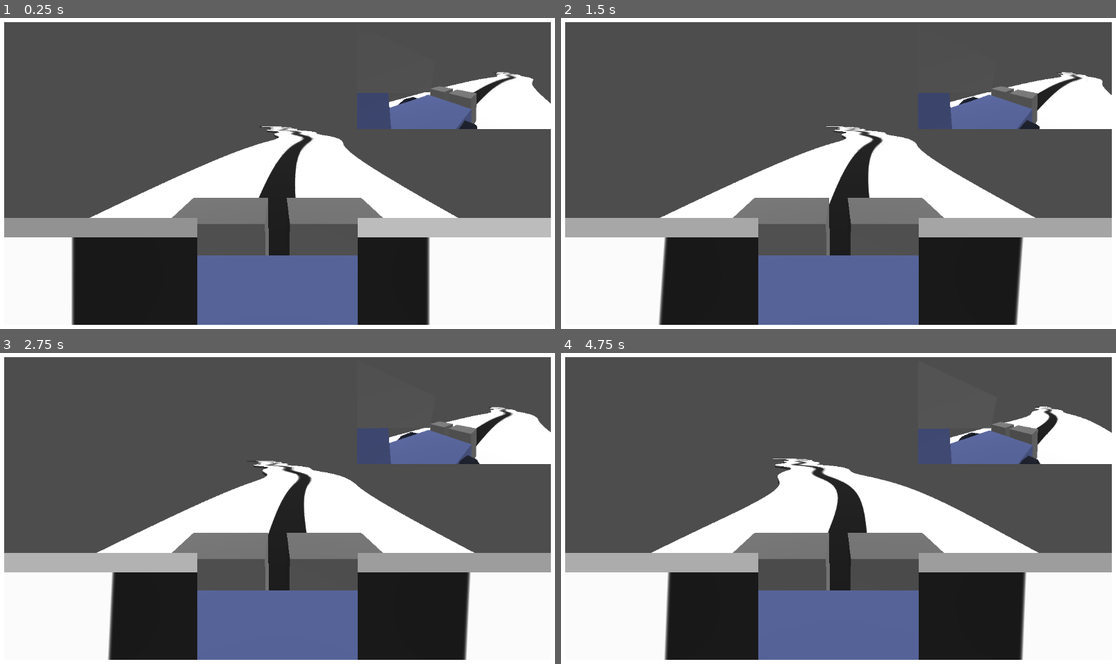
Above: before the commit, frames 1-4 (two rows, left to right).
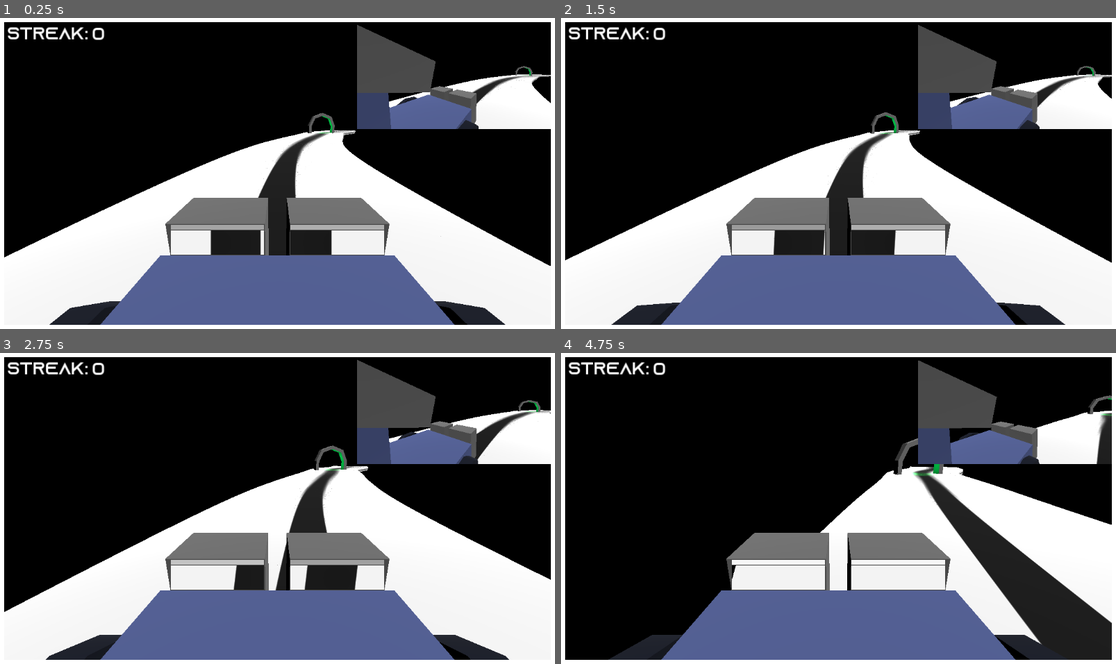
Above: after the commit, the same moments.

Repository: TechnoLukas/GdRobots-LineFollower
Game: Godot game, scene res://main.tscn
Same seed, same stepped clock (60 frames per second), same inputs: the game is played once before the commit and once after it.
Inputs:
- Up to frame 1 (0.25 s): no input
- Up to frame 2 (1.5 s): click "Genarate" at 0.5 s; hold D (right) from 1.28 s (still down)
- Up to frame 3 (2.75 s): release D (right) at 2.03 s; hold S (backward) from 2.03 s (still down)
- Up to frame 4 (4.75 s): release S (backward) at 2.78 s; hold D (right) 2.78-3.53 s; hold W (forward) 3.53-4.28 s; hold A (left) from 4.28 s (still down)

The runs differ from the first frame. In frame 1, 63% of the frame differs, in the area x 0-100%, y 1-99%; in frame 2, 64%; in frame 3, 66%; in frame 4, 75%.

Commit message:
improved visual

Diff:
--- a/Player.gd
+++ b/Player.gd
@@ -27,7 +27,6 @@
 	var backward = Input.get_action_strength("backward")
 	var left = Input.get_action_strength("left")
 	var right = Input.get_action_strength("right")
-	print(left)
 
 	#steer_target = left - right
 	steer_target *= MAX_STEER_ANGLE
@@ -60,9 +59,9 @@
 
 	leftc.color=Color(leftsensorC,leftsensorC,leftsensorC)
 	rightc.color=Color(rightsensorC,rightsensorC,rightsensorC)
-	if not (snapped(leftsensorC,0.01)>5 and snapped(rightsensorC,0.01)>5):
-		turnk = ((rightsensorC/leftsensorC)-(leftsensorC/rightsensorC))/4
-	print(snapped(leftsensorC,0.01),"    ",snapped(rightsensorC,0.01),"    ",snapped(turnk,0.01))
+	if not (snapped(leftsensorC,0.01)>0.5 and snapped(rightsensorC,0.01)>0.5):
+		turnk = ((rightsensorC/leftsensorC)-(leftsensorC/rightsensorC))/2
+	#print(snapped(leftsensorC,0.01),"    ",snapped(rightsensorC,0.01),"    ",snapped(turnk,0.01))
 	steer_target=turnk
-	if linear_velocity.length() < MAX_SPEED/1.3:
+	if linear_velocity.length() < MAX_SPEED/1:
 		engine_force = MAX_ENGINE_FORCE
--- a/Player.tscn
+++ b/Player.tscn
@@ -153,9 +153,10 @@
 [node name="camleftviewport" type="SubViewportContainer" parent="Screen"]
 layout_mode = 1
 anchors_preset = -1
-anchor_top = 0.626543
-anchor_right = 0.364583
-anchor_bottom = 1.0
+anchor_left = 0.299479
+anchor_top = 0.666667
+anchor_right = 0.485243
+anchor_bottom = 0.776235
 offset_left = 10.0
 offset_top = 10.0
 offset_right = -10.0
@@ -167,7 +168,7 @@
 
 [node name="camleftsubviewport" type="SubViewport" parent="Screen/camleftviewport"]
 handle_input_locally = false
-size = Vector2i(399, 222)
+size = Vector2i(194, 51)
 render_target_update_mode = 4
 
 [node name="camleft" type="Camera3D" parent="Screen/camleftviewport/camleftsubviewport" node_paths=PackedStringArray("target")]
@@ -186,20 +187,20 @@
 layout_mode = 2
 anchor_right = 1.0
 anchor_bottom = 1.0
-offset_left = 10.0
-offset_top = 416.0
-offset_right = -742.0
-offset_bottom = -192.0
+offset_left = 355.0
+offset_top = 430.0
+offset_right = -603.0
+offset_bottom = -207.0
 grow_horizontal = 2
 grow_vertical = 2
 
 [node name="camrightvieport" type="SubViewportContainer" parent="Screen"]
 layout_mode = 1
 anchors_preset = -1
-anchor_left = 0.636285
-anchor_top = 0.626543
-anchor_right = 1.00087
-anchor_bottom = 1.0
+anchor_left = 0.515625
+anchor_top = 0.666667
+anchor_right = 0.701389
+anchor_bottom = 0.776235
 offset_left = 10.0
 offset_top = 10.0
 offset_right = -10.0
@@ -211,7 +212,7 @@
 
 [node name="camrightsubviewport" type="SubViewport" parent="Screen/camrightvieport"]
 handle_input_locally = false
-size = Vector2i(400, 222)
+size = Vector2i(194, 51)
 render_target_update_mode = 4
 
 [node name="camright" type="Camera3D" parent="Screen/camrightvieport/camrightsubviewport" node_paths=PackedStringArray("target")]
@@ -243,7 +244,7 @@
 
 [node name="viewcamsubviewport" type="SubViewport" parent="Screen/viewcamviewport"]
 handle_input_locally = false
-size = Vector2i(401, 222)
+size = Vector2i(400, 221)
 render_target_update_mode = 4
 
 [node name="viewcam" type="Camera3D" parent="Screen/viewcamviewport/viewcamsubviewport" node_paths=PackedStringArray("target")]
@@ -258,10 +259,10 @@
 anchors_preset = 15
 anchor_right = 1.0
 anchor_bottom = 1.0
-offset_left = 743.0
-offset_top = 416.0
-offset_right = -9.0
-offset_bottom = -192.0
+offset_left = 604.0
+offset_top = 431.0
+offset_right = -354.0
+offset_bottom = -207.0
 grow_horizontal = 2
 grow_vertical = 2
 
--- /dev/null
+++ b/gate.tscn
@@ -0,0 +1,33 @@
+[gd_scene format=3 uid="uid://doxvseqxh15ud"]
+
+[node name="gate" type="Node3D"]
+
+[node name="CSGBox3D" type="CSGBox3D" parent="."]
+transform = Transform3D(1, 0, 0, 0, 1, 0, 0, 0, 1, -1.5, 1, 0)
+size = Vector3(0.5, 2, 1)
+
+[node name="CSGBox3D3" type="CSGBox3D" parent="."]
+transform = Transform3D(0.906308, -0.422618, 0, 0.422618, 0.906308, 0, 0, 0, 1, -1.9, 2.8, 0)
+size = Vector3(0.5, 2, 1)
+
+[node name="CSGBox3D5" type="CSGBox3D" parent="."]
+transform = Transform3D(0.34202, -0.939693, 0, 0.939693, 0.34202, 0, 0, 0, 1, -3.13763, 3.89144, 0)
+size = Vector3(0.5, 2, 1)
+
+[node name="CSGBox3D2" type="CSGBox3D" parent="."]
+transform = Transform3D(-1, 0, -8.74228e-08, 0, 1, 0, 8.74228e-08, 0, -1, -6.45842, 1, 5.93783e-08)
+size = Vector3(0.5, 2, 1)
+
+[node name="CSGBox3D4" type="CSGBox3D" parent="."]
+transform = Transform3D(-0.906308, 0.422618, -8.74228e-08, 0.422618, 0.906308, 0, 7.9232e-08, -3.69465e-08, -1, -6.05842, 2.8, 2.44092e-08)
+size = Vector3(0.5, 2, 1)
+
+[node name="CSGBox3D6" type="CSGBox3D" parent="."]
+transform = Transform3D(-0.34202, 0.939693, -8.74228e-08, 0.939693, 0.34202, 0, 2.99004e-08, -8.21505e-08, -1, -4.82079, 3.89144, -8.37875e-08)
+size = Vector3(0.5, 2, 1)
+
+[node name="OmniLight3D" type="OmniLight3D" parent="."]
+transform = Transform3D(1, 0, 0, 0, 1, 0, 0, 0, 1, -4, 1.6, 0)
+light_color = Color(0, 0.854902, 0.321569, 1)
+light_energy = 9.0
+omni_range = 3.0
--- a/main.tscn
+++ b/main.tscn
@@ -1,8 +1,9 @@
-[gd_scene load_steps=7 format=3 uid="uid://cqtpellwjfdu4"]
+[gd_scene load_steps=8 format=3 uid="uid://cqtpellwjfdu4"]
 
 [ext_resource type="Texture2D" uid="uid://blpns5354p5qk" path="res://road.png" id="1_1yigo"]
 [ext_resource type="Script" path="res://pathgenerator.gd" id="1_67sfo"]
 [ext_resource type="PackedScene" uid="uid://c0266uukn34c2" path="res://Player.tscn" id="3_yew0q"]
+[ext_resource type="FontFile" uid="uid://c38a33cpjrxmh" path="res://AZONIX.OTF" id="4_ytq6f"]
 
 [sub_resource type="Curve3D" id="Curve3D_vmmhh"]
 _data = {
@@ -20,10 +21,12 @@
 
 [node name="Node3D" type="Node3D"]
 
-[node name="path" type="Path3D" parent="."]
+[node name="path" type="Path3D" parent="." node_paths=PackedStringArray("robot", "counter")]
 transform = Transform3D(1, 0, 0, 0, 1, 0, 0, 0, 1, 0.0800028, -0.0422368, -0.126131)
 curve = SubResource("Curve3D_vmmhh")
 script = ExtResource("1_67sfo")
+robot = NodePath("../Robot")
+counter = NodePath("../n")
 
 [node name="CSGPolygon3D" type="CSGPolygon3D" parent="."]
 use_collision = true
@@ -57,6 +60,24 @@
 text = "Genarate"
 
 [node name="Robot" parent="." instance=ExtResource("3_yew0q")]
-transform = Transform3D(-5.96046e-08, 4.47035e-08, 1, 0, 1, -4.47035e-08, -1, -2.66454e-15, -5.96046e-08, 0.0119863, 0, 0)
+transform = Transform3D(-5.96046e-08, 4.47035e-08, 1, 0, 1, -4.47035e-08, -1, -2.66454e-15, -5.96046e-08, 0, 0.5, 0)
+
+[node name="n" type="Label" parent="."]
+offset_left = 192.0
+offset_top = 19.0
+offset_right = 390.0
+offset_bottom = 58.0
+theme_override_fonts/font = ExtResource("4_ytq6f")
+theme_override_font_sizes/font_size = 35
+text = "0"
+
+[node name="text" type="Label" parent="."]
+offset_left = 16.0
+offset_top = 18.0
+offset_right = 273.0
+offset_bottom = 57.0
+theme_override_fonts/font = ExtResource("4_ytq6f")
+theme_override_font_sizes/font_size = 35
+text = "streak:"
 
 [connection signal="pressed" from="Button" to="path" method="_on_button_pressed"]
--- a/pathgenerator.gd
+++ b/pathgenerator.gd
@@ -2,10 +2,15 @@
 
 var prevangle
 var pointpos
+@export var robot: VehicleBody3D
+@export var counter: Label
+var gate
+var gate_instance
 
 # Called when the node enters the scene tree for the first time.
 func _ready():
-	genarate_path(6)
+	gate=load("res://gate.tscn")
+	genarate_path(3)
 
 func create_point(distance,angle):
 	var prevpointpos=curve.get_point_position(curve.point_count-2)
@@ -16,21 +21,41 @@
 	pointpos=Vector3(distance*cos(deg_to_rad(prevangle+angle))+currentpointpos.x,0,distance*sin(deg_to_rad(prevangle+angle))+currentpointpos.z)
 
 	curve.add_point(pointpos,Vector3(-cur,0,-abs(angle/3)),Vector3(cur,0,abs(angle/3)))
-	print("n:"+str(curve.point_count)+"\n"+"current angle:"+str(angle)+"\n")
+	#print("n:"+str(curve.point_count)+"\n"+"current angle:"+str(angle)+"\n")
 
 func genarate_path(n):
+	var ang = randi_range(-20,20)
 	while curve.point_count>2:
 		curve.remove_point(curve.point_count-1)
+	if gate_instance:
+		gate_instance.queue_free()
 	for i in range(n):
-		create_point(20,randi_range(-20,20))
+		create_point(20,ang)
+	gate_instance = gate.instantiate()
+	gate_instance.position=curve.get_point_position(curve.point_count-2)
+	gate_instance.rotation_degrees=Vector3(0,90+ang,0)
+	add_child(gate_instance)
 		#create_point(20,randi_range(-35,30))
 
 
 func _process(delta):
+	print($"../Robot".position.distance_to(curve.get_point_position(curve.point_count-1)))
 	if $"../Robot":
-		if $"../Robot".position.distance_to(curve.get_point_position(curve.point_count-1))<10:
-			get_tree().reload_current_scene()
+		if $"../Robot".position.distance_to(curve.get_point_position(curve.point_count-1))<20:
+			reload()
+			counter.text=str(int(counter.text)+1)
+		if $"../Robot".position.y<0.44:
+			counter.text="0"
+			reload()
 
 
 func _on_button_pressed():
 	genarate_path(3)
+
+func reload():
+	robot.position=Vector3(0,0.5,0)
+	robot.rotation_degrees=Vector3(0,90,0)
+	robot.engine_force=0
+	robot.brake=0.1
+	robot.steering=move_toward(robot.steering, 0, 1)
+	genarate_path(6)
--- a/project.godot
+++ b/project.godot
@@ -41,3 +41,7 @@
 "events": [Object(InputEventKey,"resource_local_to_scene":false,"resource_name":"","device":-1,"window_id":0,"alt_pressed":false,"shift_pressed":false,"ctrl_pressed":false,"meta_pressed":false,"pressed":false,"keycode":0,"physical_keycode":68,"key_label":0,"unicode":100,"echo":false,"script":null)
 ]
 }
+
+[rendering]
+
+environment/defaults/default_clear_color=Color(0, 0, 0, 1)
Binary file added: AZONIX.OTF
Not shown, added: AZONIX.OTF.import
